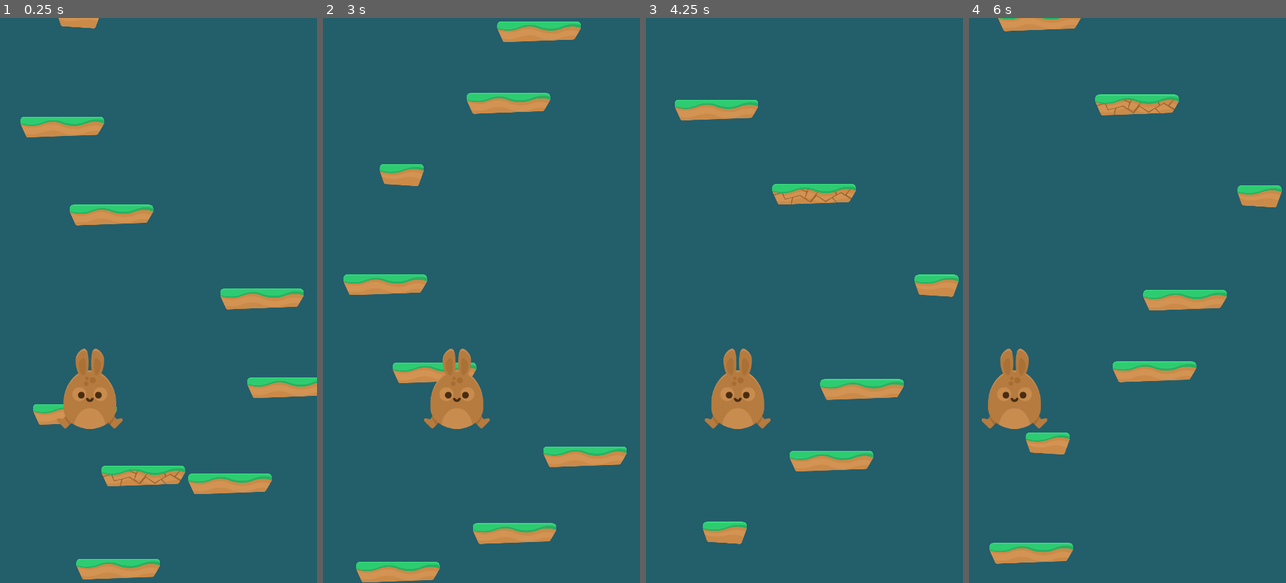
Above: before the commit, frames 1-4 (left to right).
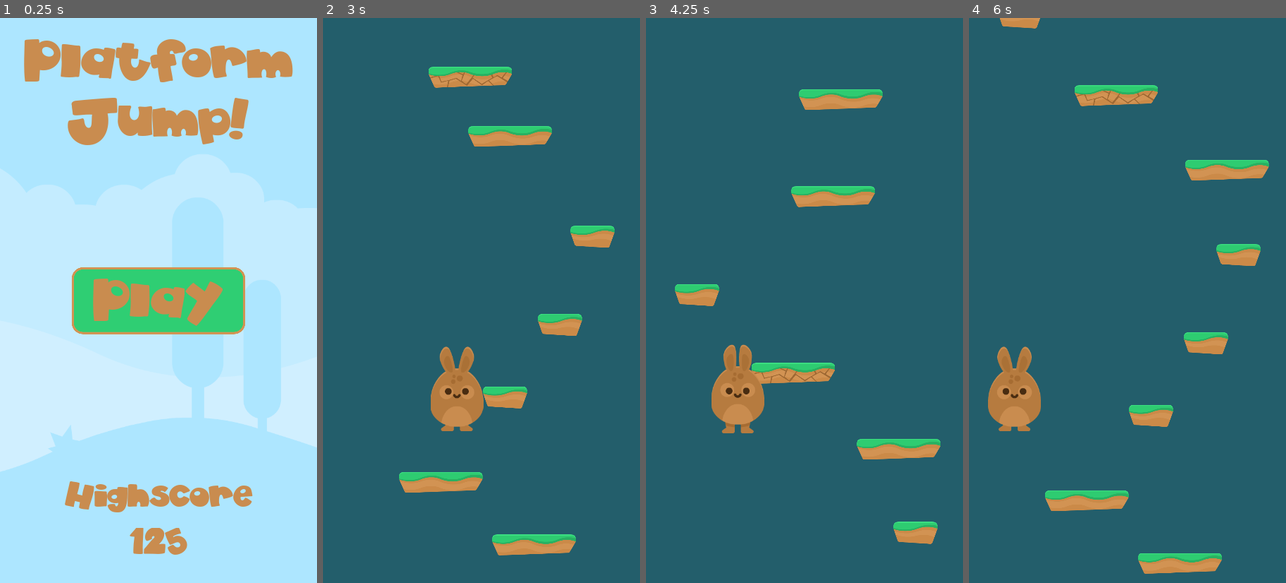
Above: after the commit, the same moments.

Repository: avodhel/Godot-Learn-Projects
Game: Godot game, scene res://Scenes/Menu.tscn
The game is run twice, just before and just after one commit, with the same random seed, the same clock (stepped at 60 frames per second) and the same inputs. Before the commit the project starts from res://Scenes/Game.tscn.
Inputs (mouse positions are in pixels of both pictures, inside the frame that each line leads up to):
- Up to frame 1 (0.25 s): no input
- Up to frame 2 (3 s): click (481, 300) at 0.5 s, where only the run after the commit has a clickable "Play"; tap Enter (ui_accept) at 1.25, 1.52, 2.27 s; hold Right (ui_right) 1.28-2.03 s; hold Left (ui_left) 2.03-2.78 s; hold Right (ui_right) from 2.78 s (still down)
- Up to frame 3 (4.25 s): keep holding Right (ui_right); tap Enter (ui_accept) at 3.77 s
- Up to frame 4 (6 s): release Right (ui_right) at 4.28 s; hold Left (ui_left) from 4.28 s (still down); tap Enter (ui_accept) at 4.52, 5.27 s

The runs differ from the first frame. In frame 1, 100% of the frame differs, in the area x 0-100%, y 0-100%; in frame 2, 11%; in frame 3, 8.5%; in frame 4, 9.8%.

Commit message:
Platform Jump v0.14(adding level manager)

Diff:
--- a/Platform Jump/Scenes/Menu.tscn
+++ b/Platform Jump/Scenes/Menu.tscn
@@ -1,32 +1,34 @@
-[gd_scene load_steps=9 format=2]
+[gd_scene load_steps=10 format=2]
 
-[ext_resource path="res://Textures/Background/bg_layer1.png" type="Texture" id=1]
-[ext_resource path="res://Textures/Background/bg_layer2.png" type="Texture" id=2]
-[ext_resource path="res://Textures/Background/bg_layer3.png" type="Texture" id=3]
-[ext_resource path="res://Textures/Background/bg_layer4.png" type="Texture" id=4]
-[ext_resource path="res://Fonts/akaDylan_96.tres" type="DynamicFont" id=5]
-[ext_resource path="res://Styles/new_theme.tres" type="Theme" id=6]
-[ext_resource path="res://Styles/new_styleboxflat.tres" type="StyleBox" id=7]
-[ext_resource path="res://Fonts/akaDylan_64.tres" type="DynamicFont" id=8]
+[ext_resource path="res://Scripts/Menu.gd" type="Script" id=1]
+[ext_resource path="res://Textures/Background/bg_layer1.png" type="Texture" id=2]
+[ext_resource path="res://Textures/Background/bg_layer2.png" type="Texture" id=3]
+[ext_resource path="res://Textures/Background/bg_layer3.png" type="Texture" id=4]
+[ext_resource path="res://Textures/Background/bg_layer4.png" type="Texture" id=5]
+[ext_resource path="res://Fonts/akaDylan_96.tres" type="DynamicFont" id=6]
+[ext_resource path="res://Styles/new_theme.tres" type="Theme" id=7]
+[ext_resource path="res://Styles/new_styleboxflat.tres" type="StyleBox" id=8]
+[ext_resource path="res://Fonts/akaDylan_64.tres" type="DynamicFont" id=9]
 
 [node name="Menu" type="Node"]
+script = ExtResource( 1 )
 
 [node name="Background" type="Sprite" parent="."]
 editor/display_folded = true
 position = Vector2( 160, 534.192 )
-texture = ExtResource( 1 )
+texture = ExtResource( 2 )
 __meta__ = {
 "_edit_group_": true
 }
 
 [node name="Sprite" type="Sprite" parent="Background"]
-texture = ExtResource( 2 )
+texture = ExtResource( 3 )
 
 [node name="Sprite2" type="Sprite" parent="Background"]
-texture = ExtResource( 3 )
+texture = ExtResource( 4 )
 
 [node name="Sprite3" type="Sprite" parent="Background"]
-texture = ExtResource( 4 )
+texture = ExtResource( 5 )
 
 [node name="Title" type="RichTextLabel" parent="."]
 anchor_left = 0.5
@@ -45,7 +47,7 @@
 text = "Platform
 Jump!"
 
-[node name="Button" type="Button" parent="."]
+[node name="PlayButton" type="Button" parent="."]
 anchor_left = 0.5
 anchor_top = 0.5
 anchor_right = 0.5
@@ -54,13 +56,15 @@
 margin_top = -75.5
 margin_right = 197.0
 margin_bottom = 75.5
-theme = ExtResource( 6 )
-custom_styles/hover = ExtResource( 7 )
-custom_styles/pressed = ExtResource( 7 )
-custom_styles/focus = ExtResource( 7 )
-custom_styles/disabled = ExtResource( 7 )
-custom_styles/normal = ExtResource( 7 )
+theme = ExtResource( 7 )
+custom_styles/hover = ExtResource( 8 )
+custom_styles/pressed = ExtResource( 8 )
+custom_styles/focus = ExtResource( 8 )
+custom_styles/disabled = ExtResource( 8 )
+custom_styles/normal = ExtResource( 8 )
 custom_colors/font_color = Color( 0.788235, 0.54902, 0.309804, 1 )
+custom_colors/font_color_hover = Color( 0.823529, 0.576471, 0.32549, 1 )
+custom_colors/font_color_pressed = Color( 0.870588, 0.623529, 0.372549, 1 )
 text = "Play"
 
 [node name="HighscoreTitle" type="RichTextLabel" parent="."]
@@ -87,8 +91,10 @@
 margin_top = 503.425
 margin_right = 336.0
 margin_bottom = 599.425
-custom_fonts/normal_font = ExtResource( 8 )
+custom_fonts/normal_font = ExtResource( 9 )
 custom_colors/default_color = Color( 0.788235, 0.54902, 0.309804, 1 )
 bbcode_enabled = true
 bbcode_text = "[center]125[/center]"
 text = "125"
+
+[connection signal="pressed" from="PlayButton" to="." method="_on_PlayButton_pressed"]
--- /dev/null
+++ b/Platform Jump/Scripts/LevelManager.gd
@@ -0,0 +1,16 @@
+extends Node
+
+const SCENE_PATH = "res://Scenes/"
+
+func change_scene(scene_name):
+	call_deferred("_deferred_change_scene", scene_name)
+
+func _deferred_change_scene(scene_name):
+	var path = SCENE_PATH + scene_name + ".tscn"
+	var root = get_tree().get_root()
+	var current = root.get_child(root.get_child_count() - 1)
+	current.free()
+	var scene_resource = ResourceLoader.load(path)
+	var new_scene = scene_resource.instance()
+	get_tree().get_root().add_child(new_scene)
+	get_tree().set_current_scene(new_scene)
--- /dev/null
+++ b/Platform Jump/Scripts/Menu.gd
@@ -0,0 +1,4 @@
+extends Node
+
+func _on_PlayButton_pressed():
+	$"/root/LevelManager".change_scene("Game")
--- a/Platform Jump/project.godot
+++ b/Platform Jump/project.godot
@@ -16,8 +16,12 @@
 [application]
 
 config/name="Platform Jump"
-run/main_scene="res://Scenes/Game.tscn"
+run/main_scene="res://Scenes/Menu.tscn"
 config/icon="res://Textures/icon.png"
+
+[autoload]
+
+LevelManager="*res://Scripts/LevelManager.gd"
 
 [display]
 
Not shown: 2 places in Platform Jump/Scenes/Menu.tscn that only renumber resources
